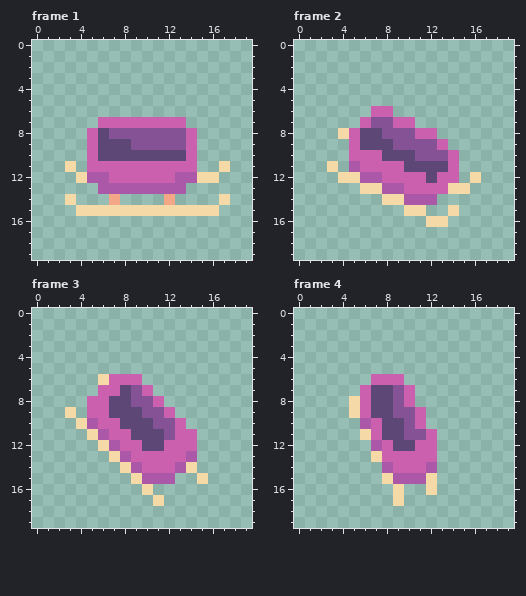
Pixel-art file: Content/sprites/player.aseprite. The first picture shows the starting point.
20x20 pixels, 16 frames. Shown: frame 1, frame 2, frame 3, frame 4. The commit also changed other frames, which this record leaves out.
The same view after the edit:
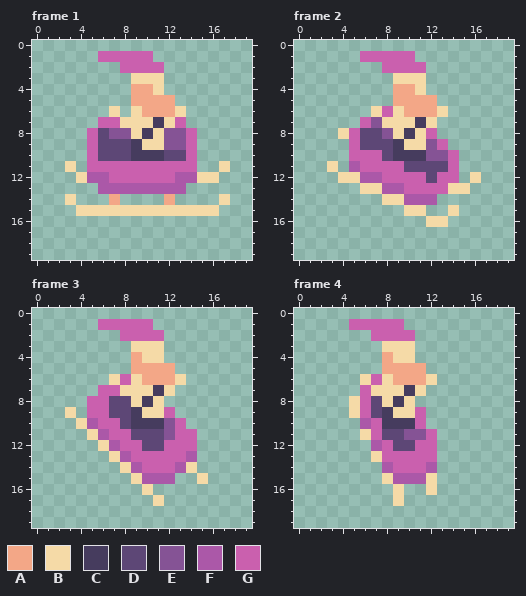
Palette (. is transparent): A #f3a787  B #f5daa7  C #463c5e  D #5d4776  E #855395  F #ab58a8  G #ca60ae
Changes in this commit:
layer "dude" added
Frame 1, layer "dude":
y 1: x 6..10 ..... -> GGGGG
y 2: x 8..11 .... -> GGGG
y 3: x 9..11 ... -> BBB
y 4: x 9..11 ... -> AAB
y 5: x 9..12 .... -> AAAA
y 6: x 7 . -> B; x 9..13 ..... -> BAAAB
y 7: x 8..12 GGGGG -> BBBCB
y 8: x 9..11 EEE -> BCB
y 9: x 9..11 EEE -> CBB
y 10: x 9..11 DDD -> CCC
Frame 2, layer "dude":
y 1: x 6..10 ..... -> GGGGG
y 2: x 8..11 .... -> GGGG
y 3: x 9..11 ... -> BBB
y 4: x 9..11 ... -> AAB
y 5: x 9..12 .... -> AAAA
y 6: x 7 G -> B; x 9..13 ..... -> BAAAB
y 7: x 8..12 EGG.. -> BBBCB
y 8: x 9..11 EEG -> BCB
y 9: x 9..11 EEE -> CBB
y 10: x 9..11 DDE -> CCC
Frame 3, layers "dude", "Layer 3":
y 1: x 6..10 ..... -> GGGGG
y 2: x 8..11 .... -> GGGG
y 3: x 9..11 ... -> BBB
y 4: x 9..11 ... -> ABB
y 5: x 9..12 .... -> AAAA
y 6: x 6..7 BG -> .B; x 9..13 G.... -> BAAAB
y 7: x 8..12 DEG.. -> BBBCB
y 8: x 9..11 EEG -> BCB
y 9: x 9..11 DEE -> CBB
y 10: x 9..11 DDE -> CCC
Frame 4, layer "dude":
y 1: x 5..9 ..... -> GGGGG
y 2: x 7..10 .... -> GGGG
y 3: x 8..10 ... -> BBB
y 4: x 8..10 ... -> ABB
y 5: x 8..11 .... -> AAAA
y 6: x 6 . -> B; x 8..12 GG... -> BAAAB
y 7: x 7..11 DDEG. -> BBBCB
y 8: x 8..10 DEG -> BCB
y 9: x 8..10 DEE -> CBB
y 10: x 8..10 DDE -> CCC
Where, in picture pixels (left, top, right, bottom), the same in both pictures:
changed: (98, 51, 186, 161)
changed: (360, 51, 448, 161)
changed: (98, 319, 186, 429)
changed: (349, 319, 437, 429)
